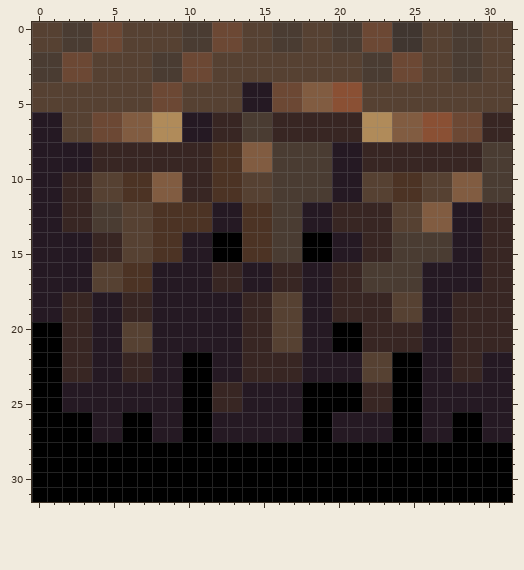
Pixel-art sprite -- Game/Assets/Textures/Numbers/39.png. That is the earlier state.
The file is 32x32 pixels.
After:
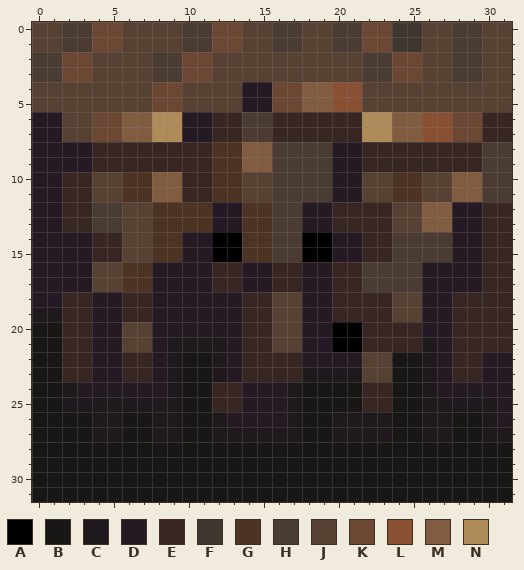
Palette (. is transparent): A #000000  B #191716  C #1f181c  D #251923  E #382623  F #403630  G #4c3324  H #4a3c32  J #564132  K #6c4834  L #8a5034  M #815c41  N #b08b5a
Changes in this commit:
{"y":19,"x":0,"old":"DD","new":"CC"}
{"y":20,"x":0,"old":"AA","new":"BB"}
{"y":21,"x":0,"old":"AA","new":"BB"}
{"y":21,"x":9,"old":"DDDD","new":"CCCC"}
{"y":21,"x":26,"old":"D","new":"C"}
{"y":22,"x":0,"old":"AA","new":"BB"}
{"y":22,"x":9,"old":"DAAD","new":"CBBC"}
{"y":22,"x":24,"old":"AAD","new":"BBC"}
{"y":23,"x":0,"old":"AA","new":"BB"}
{"y":23,"x":9,"old":"DAAD","new":"CBBC"}
{"y":23,"x":18,"old":"DDDD","new":"CCCC"}
{"y":23,"x":24,"old":"AAD","new":"BBC"}
{"y":24,"x":0,"old":"AAD","new":"BBC"}
{"y":24,"x":9,"old":"DAA","new":"CBB"}
{"y":24,"x":17,"old":"DAAAA","new":"CBBBB"}
{"y":24,"x":24,"old":"AAD","new":"BBC"}
{"y":25,"x":0,"old":"AADDDDDDDDAA","new":"BBCCCCCCCCBB"}
{"y":25,"x":17,"old":"DAAAA","new":"CBBBB"}
{"y":25,"x":24,"old":"AADDDDD","new":"BBCCCCC"}
{"y":26,"x":0,"old":"AAAADDAADDAAD","new":"BBBBCCBBCCBBC"}
{"y":26,"x":17,"old":"DAADDDDAADDAAD","new":"CBBCCCCBBCCBBC"}
{"y":27,"x":0,"old":"AAAADDAADDAADDDDDDAADDDDAADDAADD","new":"BBBBCCBBCCBBCCCCCCBBCCCCBBCCBBCC"}
{"y":28,"x":0,"old":"AAAAAAAAAAAAAAAAAAAAAAAAAAAAAAAA","new":"BBBBBBBBBBBBBBBBBBBBBBBBBBBBBBBB"}
{"y":29,"x":0,"old":"AAAAAAAAAAAAAAAAAAAAAAAAAAAAAAAA","new":"BBBBBBBBBBBBBBBBBBBBBBBBBBBBBBBB"}
{"y":30,"x":0,"old":"AAAAAAAAAAAAAAAAAAAAAAAAAAAAAAAA","new":"BBBBBBBBBBBBBBBBBBBBBBBBBBBBBBBB"}
{"y":31,"x":0,"old":"AAAAAAAAAAAAAAAAAAAAAAAAAAAAAAAA","new":"BBBBBBBBBBBBBBBBBBBBBBBBBBBBBBBB"}
{"label":"changed","picture_box":[32,307,512,502]}
